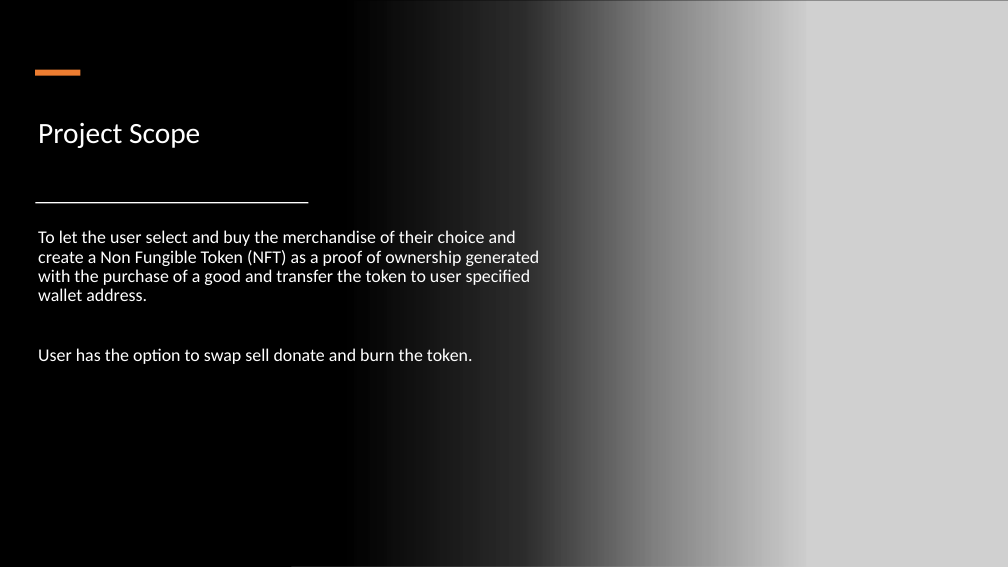
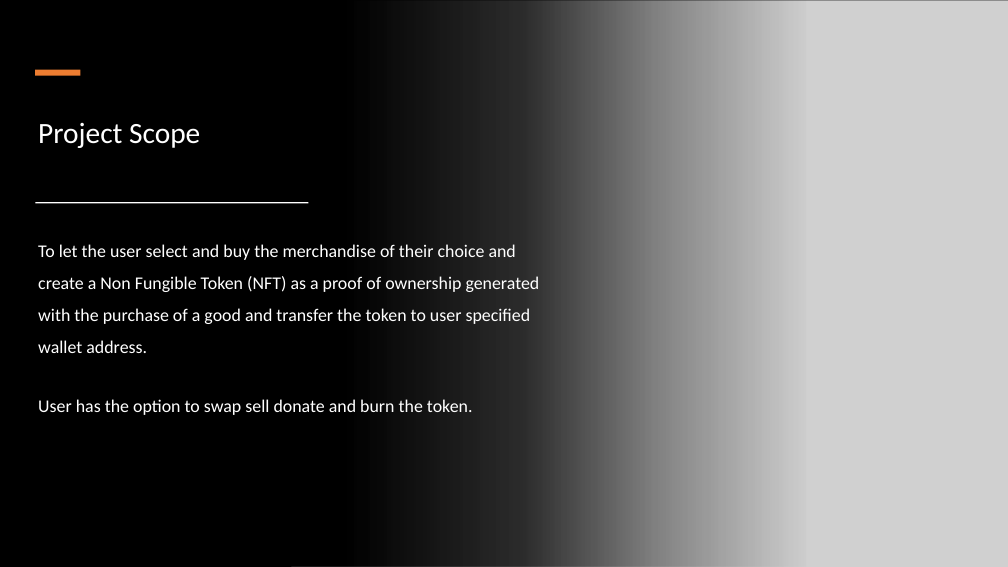
Before and after one commit to GJComber/Non_Fungible_Fashion, a slide deck: slide 2 of Resources/Presentation.pptx. Drawn at 1008x567 pixels with LibreOffice and Linux fonts; fonts in the diff are those of the drawing; grey boxes stand for pictures. Boxes give left, top, right and bottom in pixels: in the first picture for what was removed or moved away, otherwise in the second. Text is boxed around its words. In the diff, an @@ line names an element or a change of style, - is before the commit and + after.

```diff
--- a/Resources/Presentation.pptx
+++ b/Resources/Presentation.pptx
@@ text at (38,244,540,353): line spacing 0.9 to 1.5 @@
```
Also in this commit, not shown: 2 other slides changed, 2 slides added.
